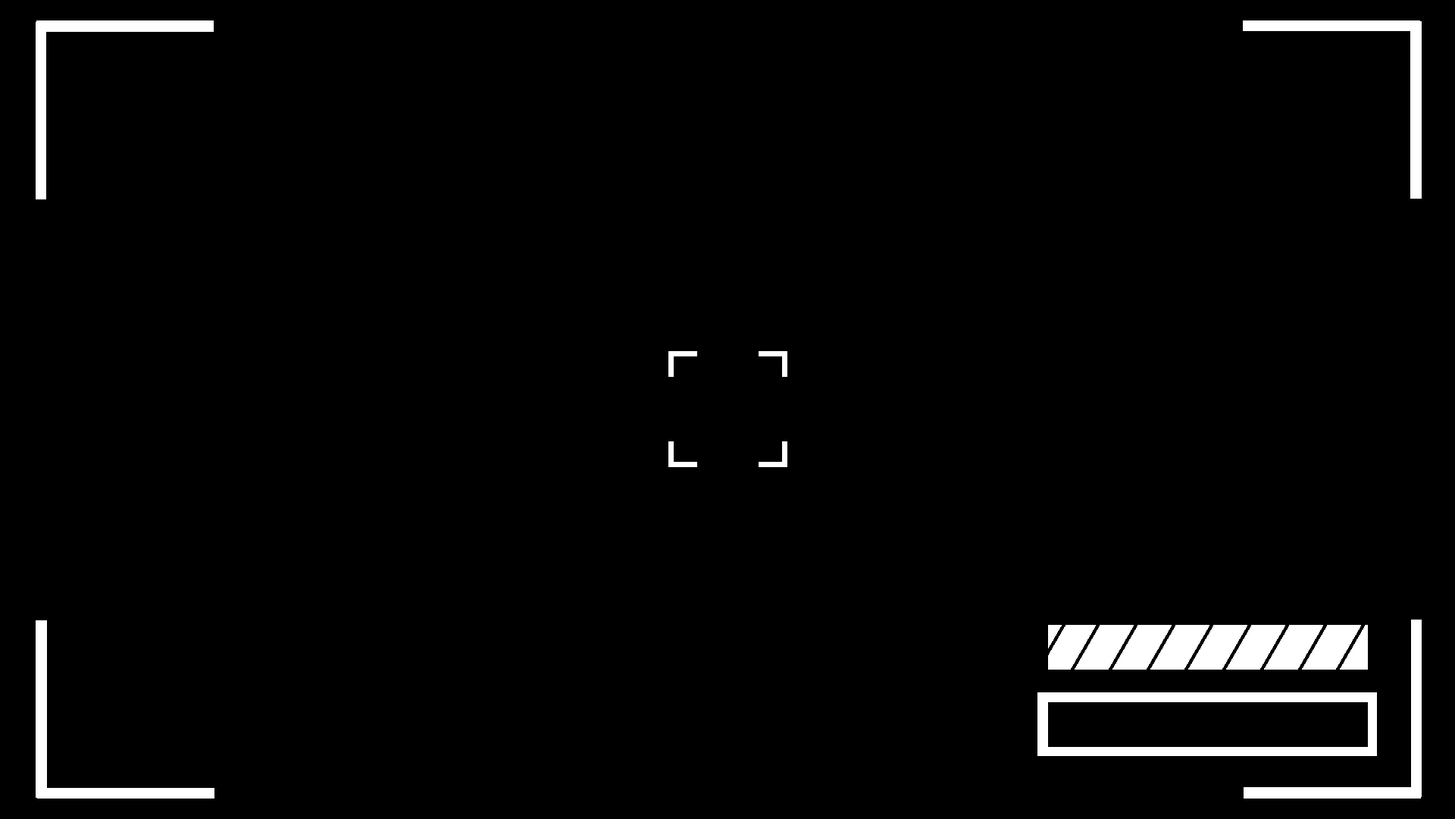
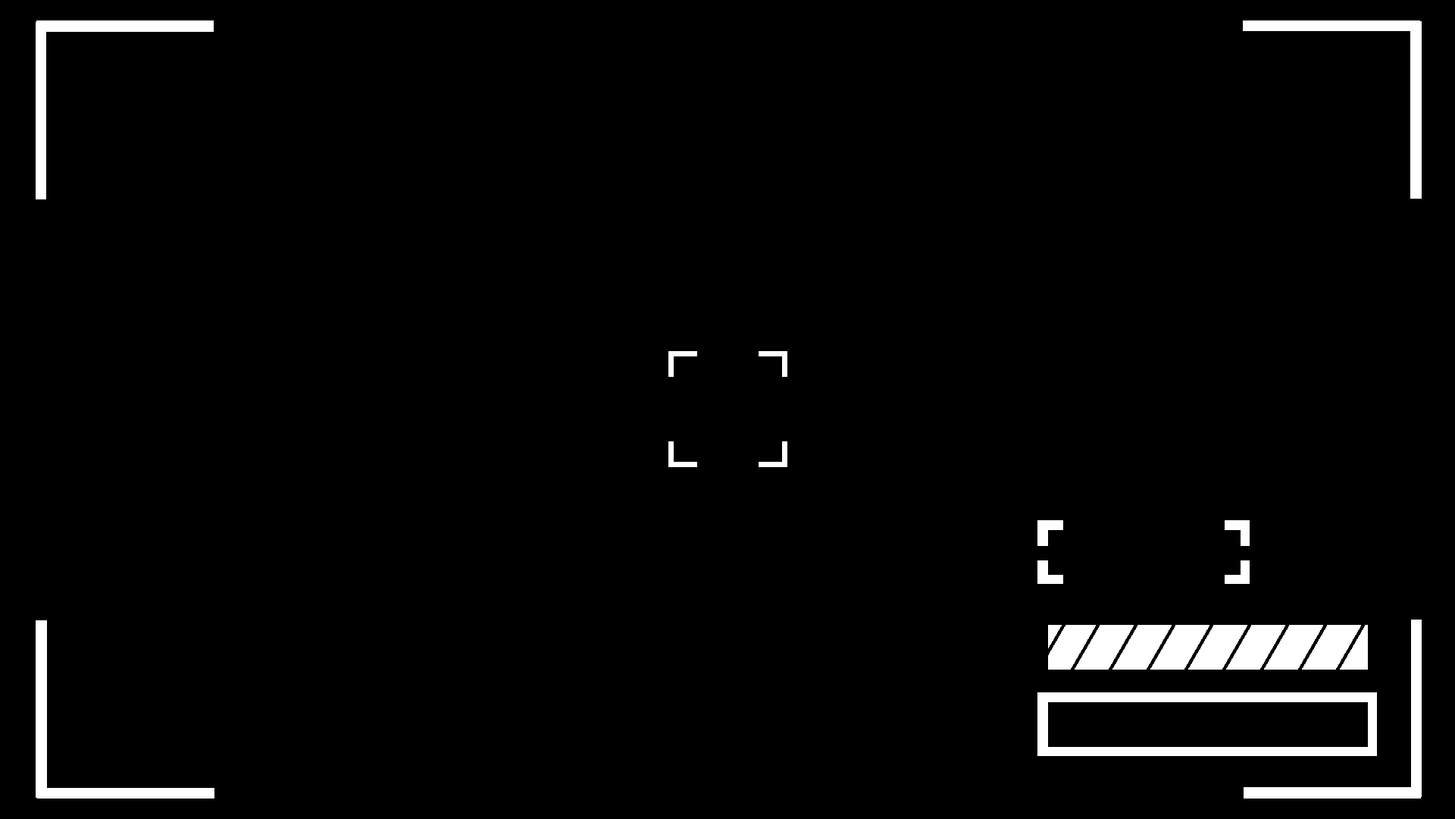
Comparing the layer stacks of the two (1455, 819) images. Changes:
added layer "Rectangle 1" (1st of 2) above "Rectangle 1" over [1037, 519, 1250, 584]
